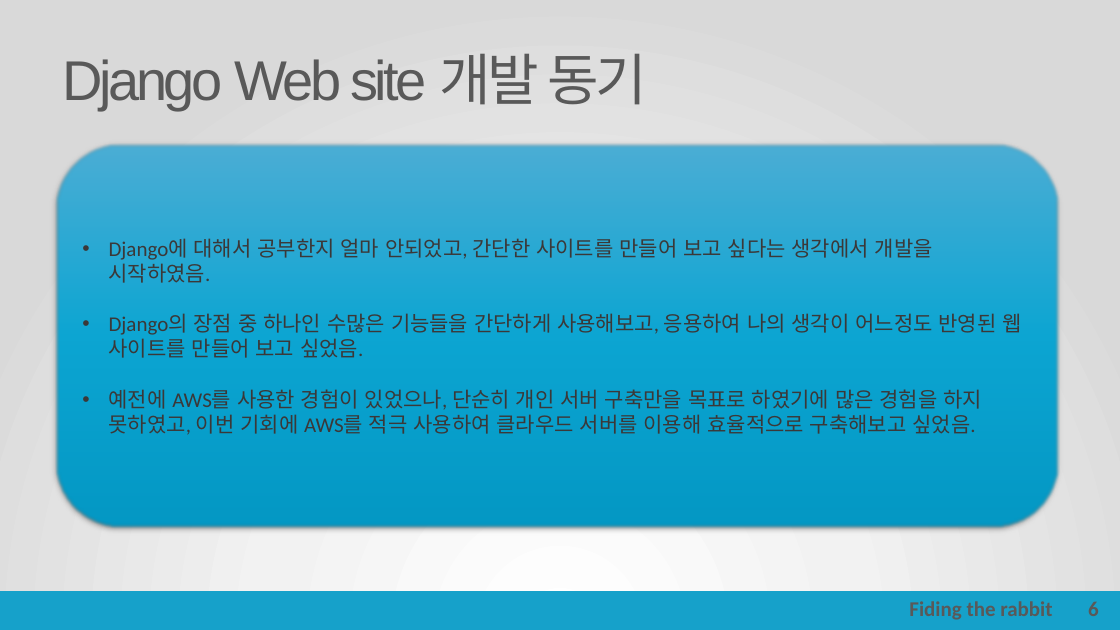
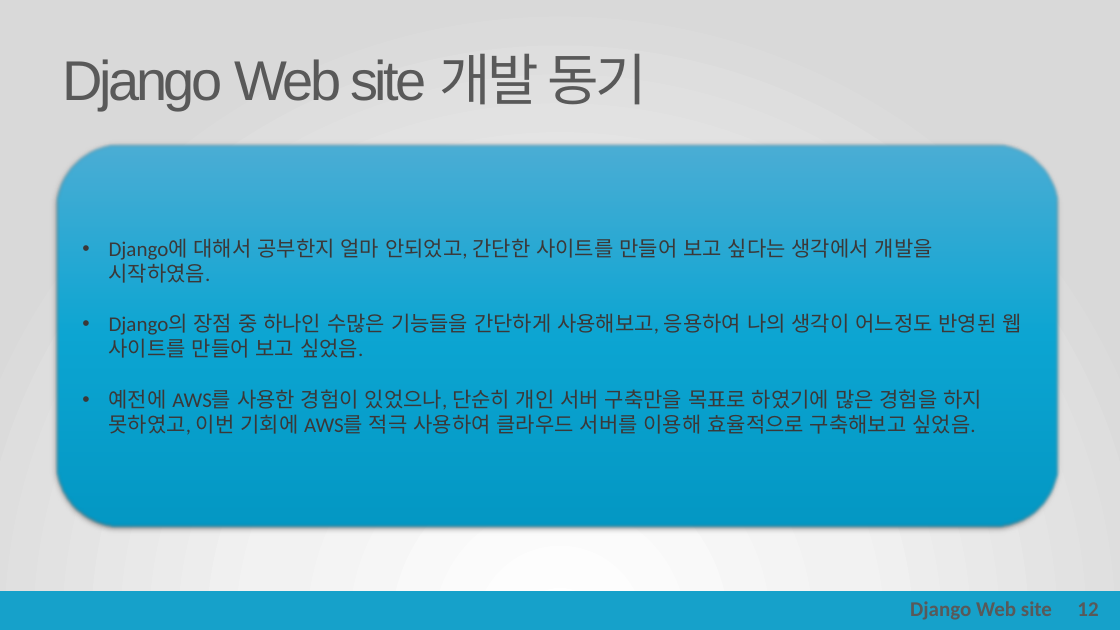
Before and after one commit to korca0220/old_project_store, a slide deck: slide 14 of portfolio/포트폴리오.pptx. Drawn at 1120x630 pixels with LibreOffice and Linux fonts; fonts in the diff are those of the drawing. Boxes give left, top, right and bottom in pixels: in the first picture for what was removed or moved away, otherwise in the second. Text is boxed around its words. In the diff, an @@ line names an element or a change of style, - is before the commit and + after.

```diff
--- a/portfolio/포트폴리오.pptx
+++ b/portfolio/포트폴리오.pptx
@@ text at [910, 601, 1052, 620]: text changed @@
-Fiding the rabbit
+Django Web site
@@ text at [1077, 602, 1098, 616]: text changed @@
-6
+12
```
Also in this commit, not shown: 7 other slides changed, 5 slides added, 19 other files.
